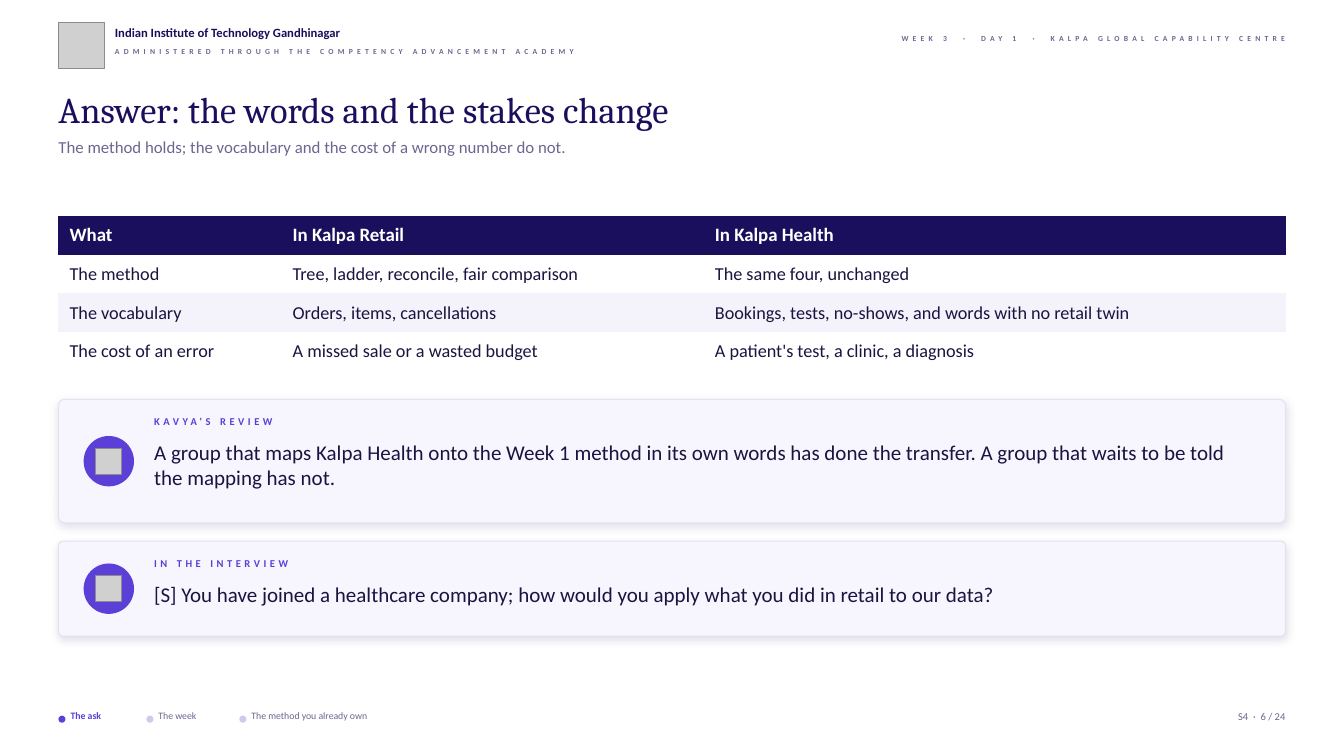
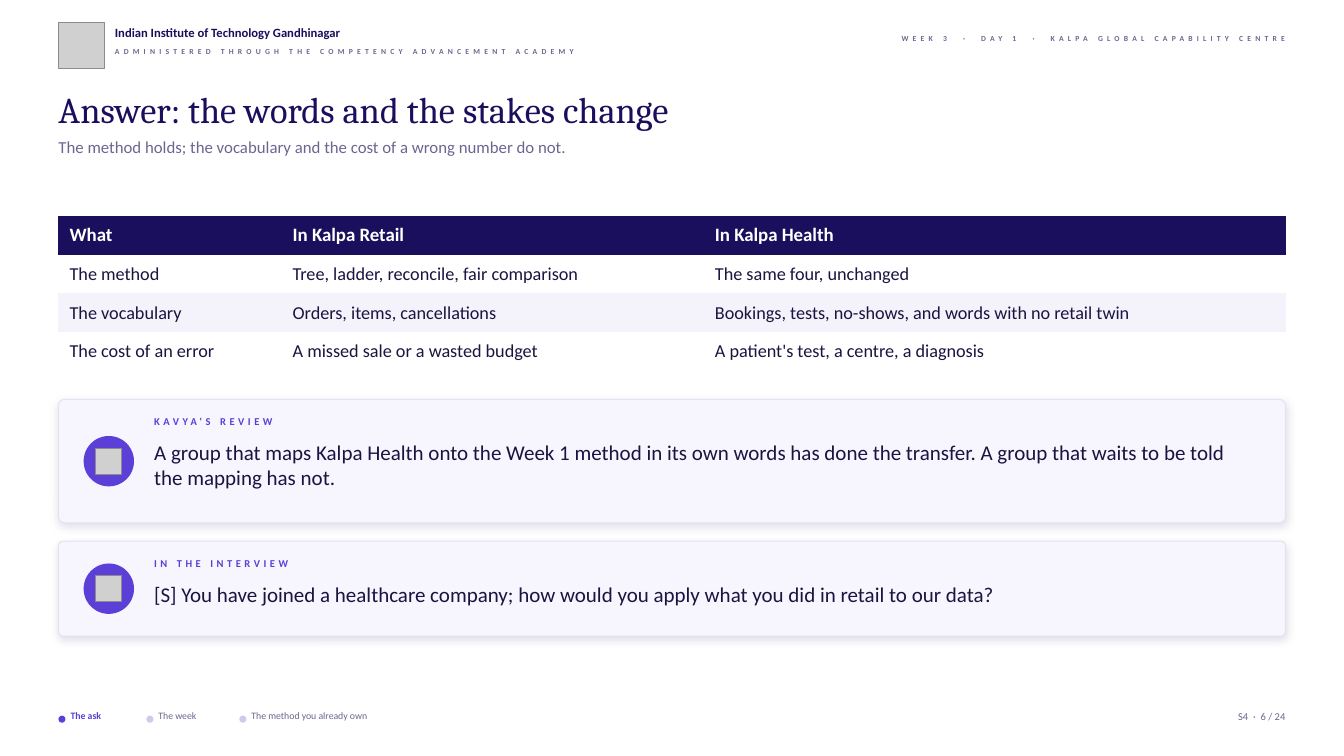
Before and after one commit to fde-academy-lab/c2-content-factory, a slide deck: slide 6 of content/W03/D1/slides/C2_W03_D01_introduction_STUDENT.pptx. Drawn at 1344x756 pixels with LibreOffice and Linux fonts; fonts in the diff are those of the drawing; grey boxes stand for pictures; background and template pictures are left out. Boxes give left, top, right and bottom in pixels: in the first picture for what was removed or moved away, otherwise in the second. Text is boxed around its words. In the diff, an @@ line names an element or a change of style, - is before the commit and + after.

```diff
--- a/content/W03/D1/slides/C2_W03_D01_introduction_STUDENT.pptx
+++ b/content/W03/D1/slides/C2_W03_D01_introduction_STUDENT.pptx
@@ table at box(58, 216, 1286, 371) @@
-row 4, column 3: A patient's test, a clinic, a diagnosis
+row 4, column 3: A patient's test, a centre, a diagnosis
```
Also in this commit, not shown: 7 other slides changed, 8 other files.
